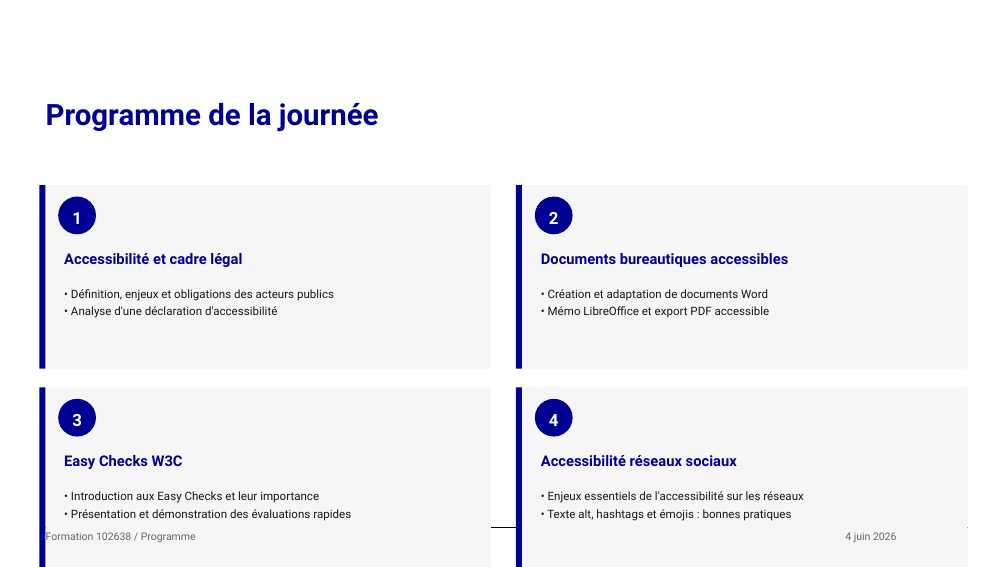
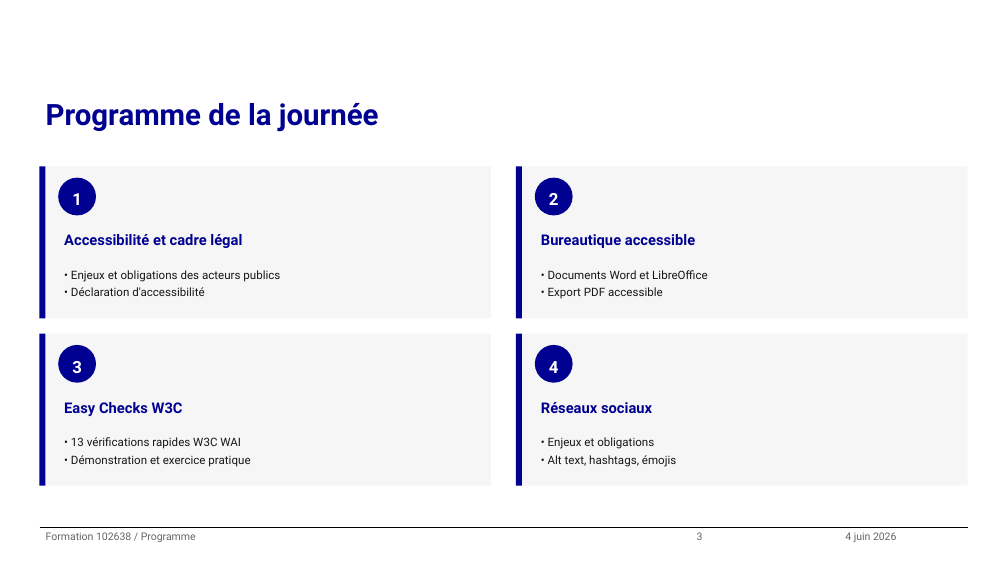
Before and after one commit to alexandra-guiderdoni/usine-fabrication-igpde-102846-ay11, a slide deck: slide 3 of formation-102638-juin-2026.pptx. Drawn at 1008x567 pixels with LibreOffice and Linux fonts; fonts in the diff are those of the drawing; background and template pictures are left out. Boxes give left, top, right and bottom in pixels: in the first picture for what was removed or moved away, otherwise in the second. Text is boxed around its words. In the diff, an @@ line names an element or a change of style, - is before the commit and + after.

```diff
--- a/formation-102638-juin-2026.pptx
+++ b/formation-102638-juin-2026.pptx
@@ rectangle: place and size @@
-rectangle at (39,185,45,368)
+rectangle at (39,166,45,318)
@@ rectangle: place and size @@
-rectangle at (45,185,491,368)
+rectangle at (45,166,491,318)
@@ rectangle: place and size @@
-rectangle at (516,185,522,368)
+rectangle at (516,166,522,318)
@@ rectangle: place and size @@
-rectangle at (522,185,967,368)
+rectangle at (522,166,967,318)
@@ 2 ellipses, 1 text: place and size @@
-2 ellipses, 1 text at (58,197,572,267)
+2 ellipses, 1 text at (58,178,572,248)
@@ text at (541,234,695,248): text changed @@
-Documents bureautiques accessibles
+Bureautique accessible
@@ text at (71,270,280,296): text changed @@
-• Définition, enjeux et obligations des acteurs publics
-• Analyse d'une déclaration d'accessibilité
+• Enjeux et obligations des acteurs publics
+• Déclaration d'accessibilité
@@ text at (548,270,708,299): text changed @@
-• Création et adaptation de documents Word
-• Mémo LibreOffice et export PDF accessible
+• Documents Word et LibreOffice
+• Export PDF accessible
@@ rectangle: place and size @@
-rectangle at (39,387,45,567)
+rectangle at (39,333,45,485)
@@ rectangle: place and size @@
-rectangle at (45,387,491,567)
+rectangle at (45,333,491,485)
@@ rectangle: place and size @@
-rectangle at (516,387,522,567)
+rectangle at (516,333,522,485)
@@ rectangle: place and size @@
-rectangle at (522,387,967,567)
+rectangle at (522,333,967,485)
@@ 2 ellipses, 1 text: place and size @@
-2 ellipses, 1 text at (58,399,572,469)
+2 ellipses, 1 text at (58,345,572,416)
@@ text at (541,402,652,413): text changed @@
-Accessibilité réseaux sociaux
+Réseaux sociaux
@@ text at (71,437,250,467): text changed @@
-• Introduction aux Easy Checks et leur importance
-• Présentation et démonstration des évaluations rapides
+• 13 vérifications rapides W3C WAI
+• Démonstration et exercice pratique
@@ text at (548,437,676,467): text changed @@
-• Enjeux essentiels de l'accessibilité sur les réseaux
-• Texte alt, hashtags et émojis : bonnes pratiques
+• Enjeux et obligations
+• Alt text, hashtags, émojis
@@ text added at (697,532,703,540), 10 pt, text #666666 @@
+3
```
Also in this commit, not shown: 55 other slides changed, 1 slide added, 1 slide removed, 14 other files.
